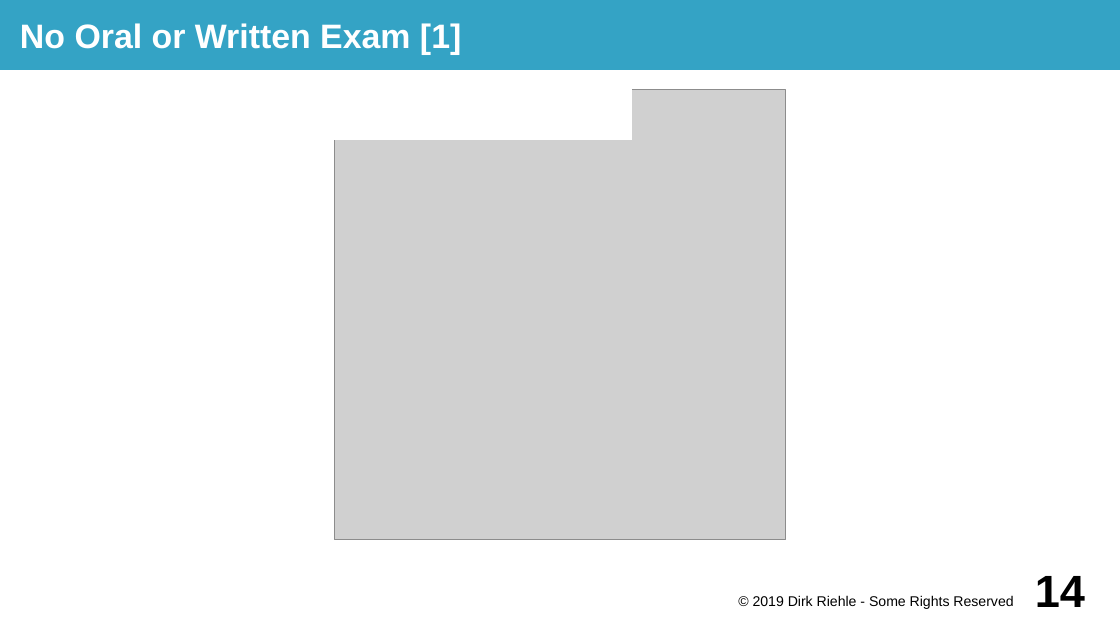
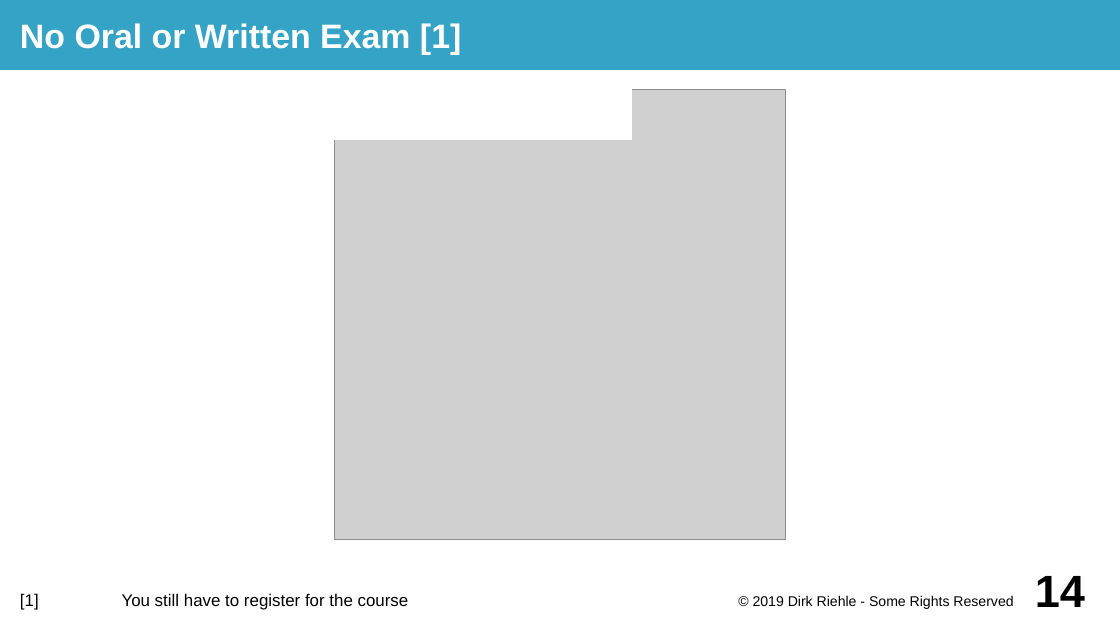
Before and after one commit to dirkriehle/prod-course, a slide deck: slide 14 of Lecture slides/PROD A01 - Course Introduction.odp. Drawn at 1120x630 pixels with LibreOffice and Linux fonts; fonts in the diff are those of the drawing; grey boxes stand for pictures. Boxes give left, top, right and bottom in pixels: in the first picture for what was removed or moved away, otherwise in the second. Text is boxed around its words. In the diff, an @@ line names an element or a change of style, - is before the commit and + after.

```diff
--- a/Lecture slides/PROD A01 - Course Introduction.odp
+++ b/Lecture slides/PROD A01 - Course Introduction.odp
@@ text added at (x1=20, y1=593, x2=409, y2=610), 12 pt, text #000000 @@
+[1] You still have to register for the course
```
Also in this commit, not shown: 3 other slides changed, 15 other files.
